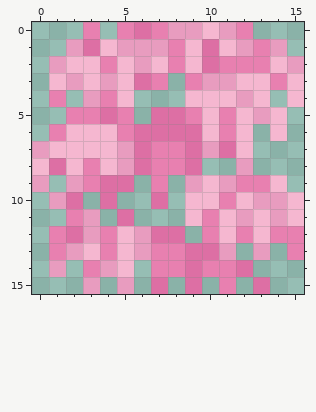
Two states of a pixel-art sprite, textures/blocks/bamboo_leaf.png. This is how it looked before the edit.
The file is 16x16 pixels. Pixels under 10% opacity are left out.
And afterwards:
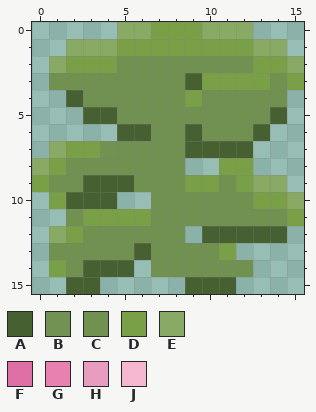
Palette (. is transparent): A #476031  B #709150f7  C #709150  D #79a046  E #89aa64  F #dd6fa4  G #e880b0  H #e89cbf  J #f5b7d0
Diff:
@@ x 0..15 @@
- 0 ...G.GFGHHJHG...
- 1 ..HFJHHHGJFJHGH.
- 2 .HJJGJHJGJFGGGJH
- 3 .JHJHJFG.GHHJJGJ
- 4 .G.HGJ...JJJHJ.J
- 5 ..GGFG.FFGJGJHJ.
- 6 .GJJJGFFFFJGJ.J.
- 7 HJJJJHFGGFHFJ...
- 8 JFJGJHFGGF..H...
- 9 H.HGFF.G.HJHGGJ.
-10 .HF.F..F.JJGJHHJ
-11 ..GH.F...JGJHJHJ
-12 .GFHGJHFF.GJGJGG
-13 .GHJGJHGGFFH.H.G
-14 .H.GHJ.GGFGGF...
-15 ...H.H.F.F.G.F..
+ 0 .....EEDDDEEE...
+ 1 ..EEEDDDDDDDDEE.
+ 2 .EDDDCCCCCCCCDDE
+ 3 .CCCCCCCCADDDDCD
+ 4 ..ACCCCCCDCCCCC.
+ 5 ...AACCCCCCCCCA.
+ 6 .....AACCACCCA..
+ 7 .EDDBCCCCAAAA...
+ 8 EDCCCCCCC..DD...
+ 9 DCCAAACCCDDCDEE.
+10 .DAAA..CCCCCCDDE
+11 ..CDDDDCCCCCCCCD
+12 .EDCCCCCC.AAAAA.
+13 .CCCCCACCCCD....
+14 .DCAAA.CCCCCC...
+15 ..AA.....AAA....
Changed places in both pictures, as pixel boxes (x1, y1, x2, y2):
changed: (32, 22, 304, 294)
